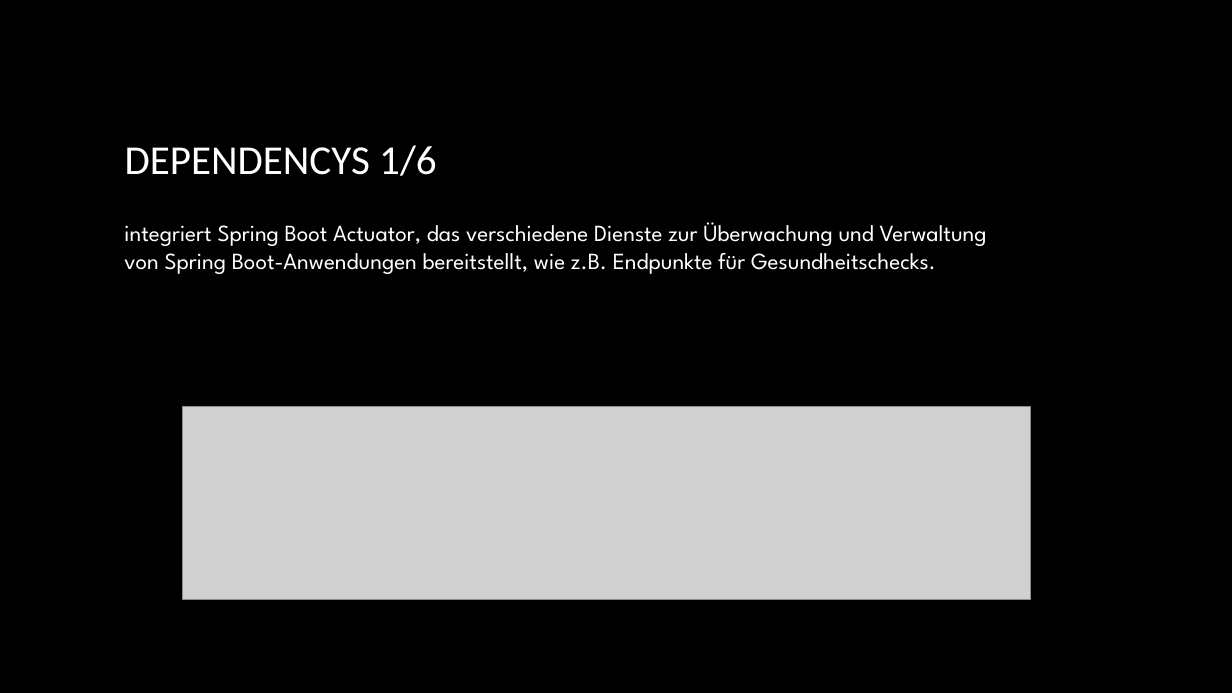
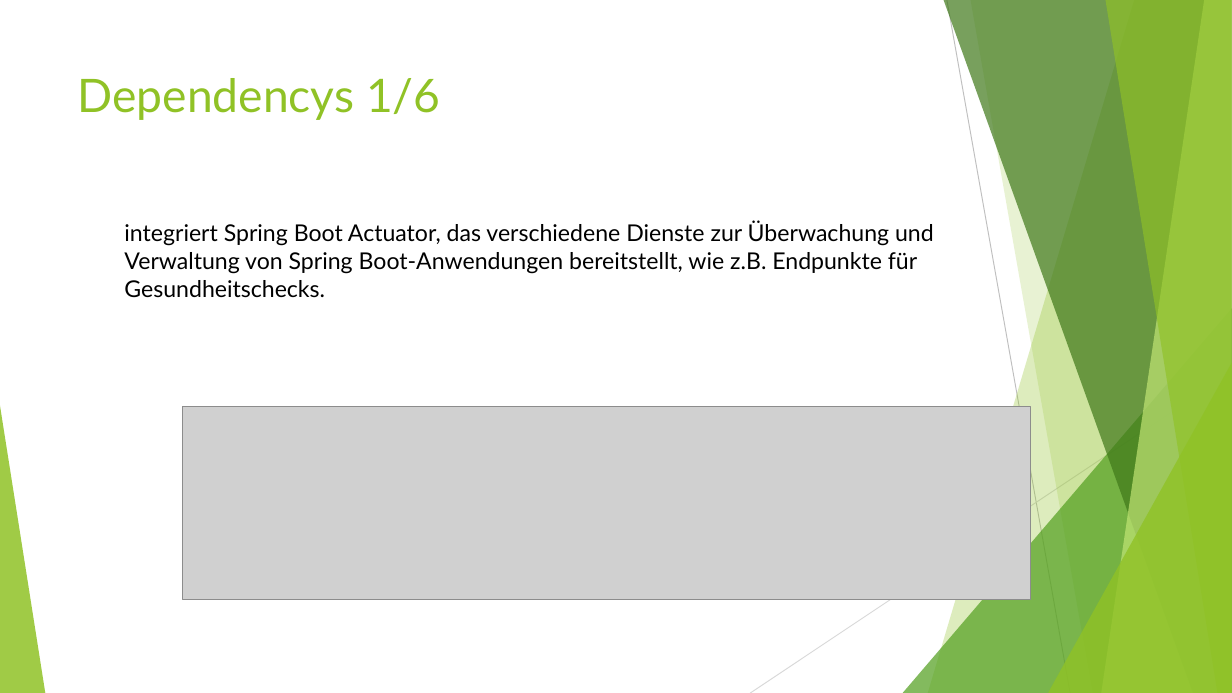
Before and after one commit to NebelNite/Passwortmanager, a slide deck: slide 9 of Passwortmanager.pptx (slide 7 before the commit). Drawn at 1232x693 pixels with LibreOffice and Linux fonts; fonts in the diff are those of the drawing; grey boxes stand for pictures; background and template pictures are left out. Boxes give left, top, right and bottom in pixels: in the first picture for what was removed or moved away, otherwise in the second. Text is boxed around its words. In the diff, an @@ line names an element or a change of style, - is before the commit and + after.

```diff
--- a/Passwortmanager.pptx
+++ b/Passwortmanager.pptx
@@ background picture (left out) to #FFFFFF @@
@@ title "Dependencys 1/6" at [78,78,440,120]: vertical alignment middle to top @@
@@ title at [78,78,440,120]: text changed; size 32 to 36 pt; font Calibri to Lato; text colour gradient #FFFFFF to #A6A6A6 to #90C226 @@
-DEPENDENCYS 1/6
+Dependencys 1/6
@@ text "integriert Spring Boot Actuator, das ..." at [124,221,934,298]: font League Spartan to Lato, text colour #FFFFFF to #000000 @@
@@ group added at [0,0,1232,693]: 5 freeform shapes, 3 triangles, 2 lines @@
```
Also in this commit, not shown: 18 other slides changed, 4 slides added, 1 slide removed, 1 other file.
